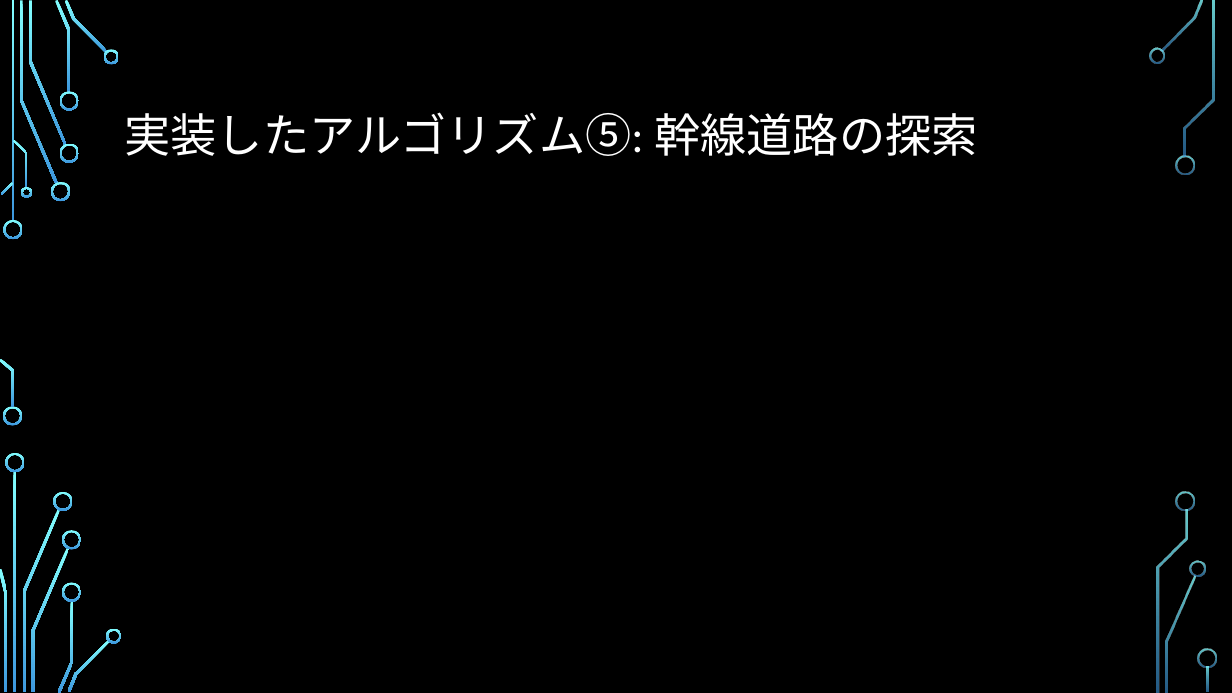
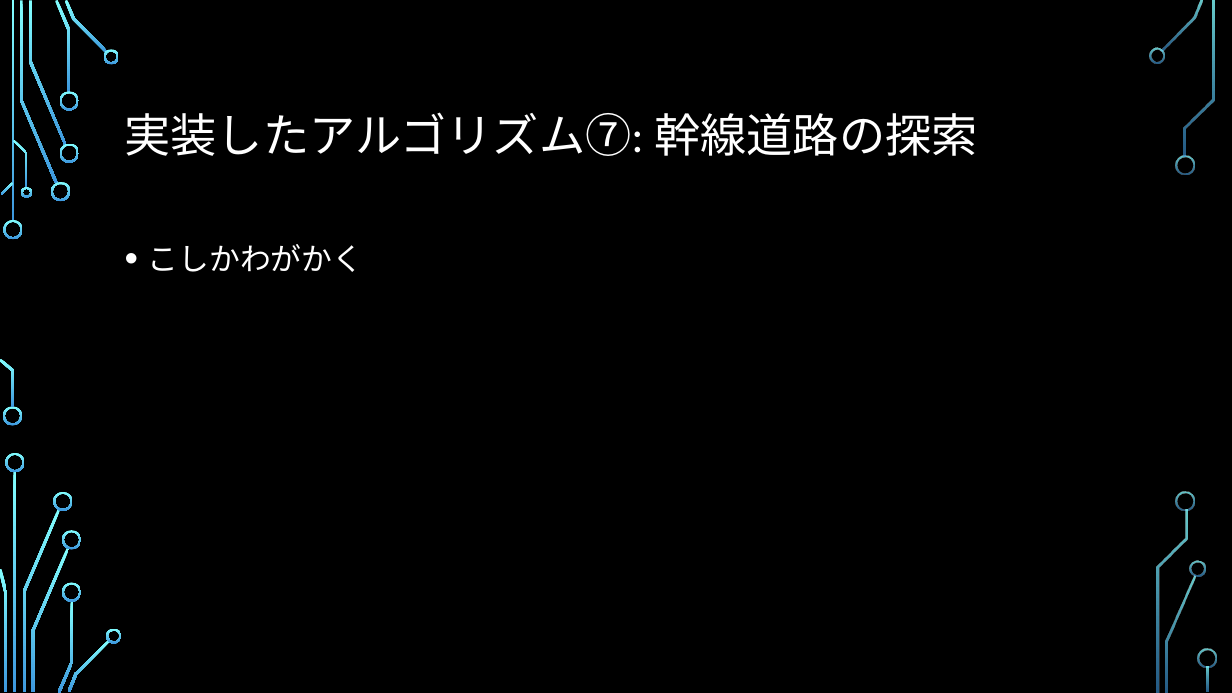
Before and after one commit to ie03-aizu-2019/ie03project-skys, a slide deck: slide 12 of Reports/Midterm.pptx (slide 10 before the commit). Drawn at 1232x693 pixels with LibreOffice and Linux fonts; fonts in the diff are those of the drawing; background and template pictures are left out. Boxes give left, top, right and bottom in pixels: in the first picture for what was removed or moved away, otherwise in the second. Text is boxed around its words. In the diff, an @@ line names an element or a change of style, - is before the commit and + after.

```diff
--- a/Reports/Midterm.pptx
+++ b/Reports/Midterm.pptx
@@ title at [125,112,977,156]: text changed @@
-実装したアルゴリズム⑤: 幹線道路の探索
+実装したアルゴリズム⑦: 幹線道路の探索
@@ text added at [148,244,364,272], 24 pt, text #FFFFFF @@
+• こしかわがかく
```
Also in this commit, not shown: 9 other slides changed, 2 slides added.
